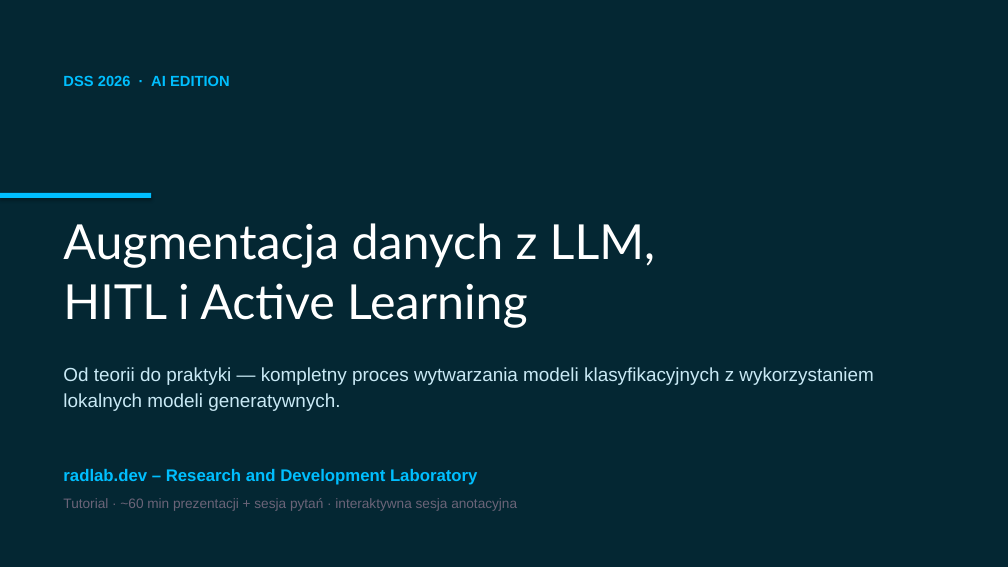
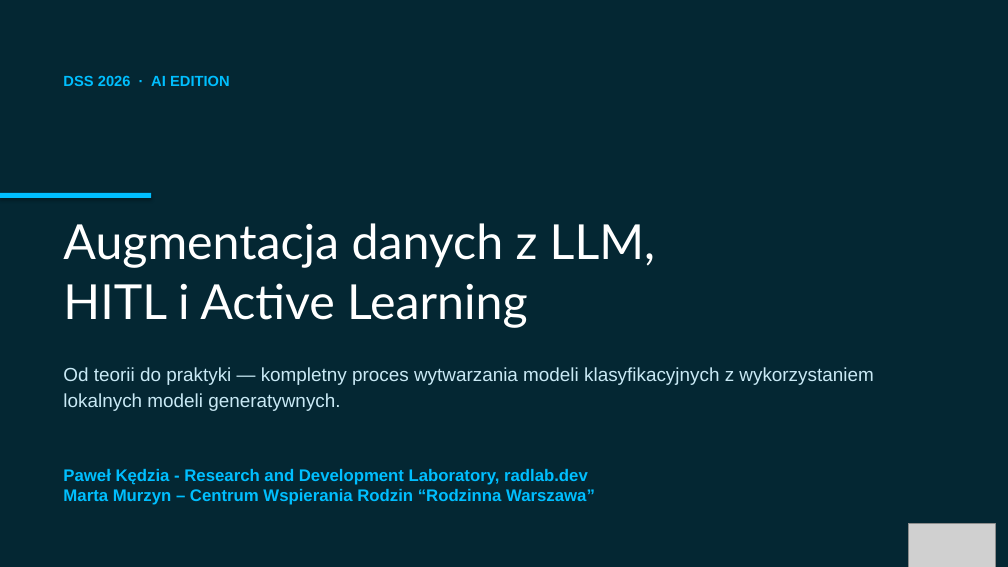
Before and after one commit to radlab-dev-group/.github, a slide deck: slide 1 of conf/DSS_20260618/presentation/pptx/DSS_2026_Tutorial.pptx. Drawn at 1008x567 pixels with LibreOffice and Linux fonts; fonts in the diff are those of the drawing; grey boxes stand for pictures. Boxes give left, top, right and bottom in pixels: in the first picture for what was removed or moved away, otherwise in the second. Text is boxed around its words. In the diff, an @@ line names an element or a change of style, - is before the commit and + after.

Commit message:
Update DSS_2026_Tutorial PDF and PPTX presentation files.

```diff
--- a/conf/DSS_20260618/presentation/pptx/DSS_2026_Tutorial.pptx
+++ b/conf/DSS_20260618/presentation/pptx/DSS_2026_Tutorial.pptx
@@ text at (63, 469, 595, 505): text changed @@
-radlab.dev – Research and Development Laboratory
+Paweł Kędzia - Research and Development Laboratory, radlab.dev
+Marta Murzyn – Centrum Wspierania Rodzin “Rodzinna Warszawa”
@@ text removed at (63, 498, 517, 511) @@
-Tutorial · ~60 min prezentacji + sesja pytań · interaktywna sesja anotacyjna
@@ picture added at (908, 524, 996, 567) @@
```
Also in this commit, not shown: 10 other slides changed, 1 other file.
